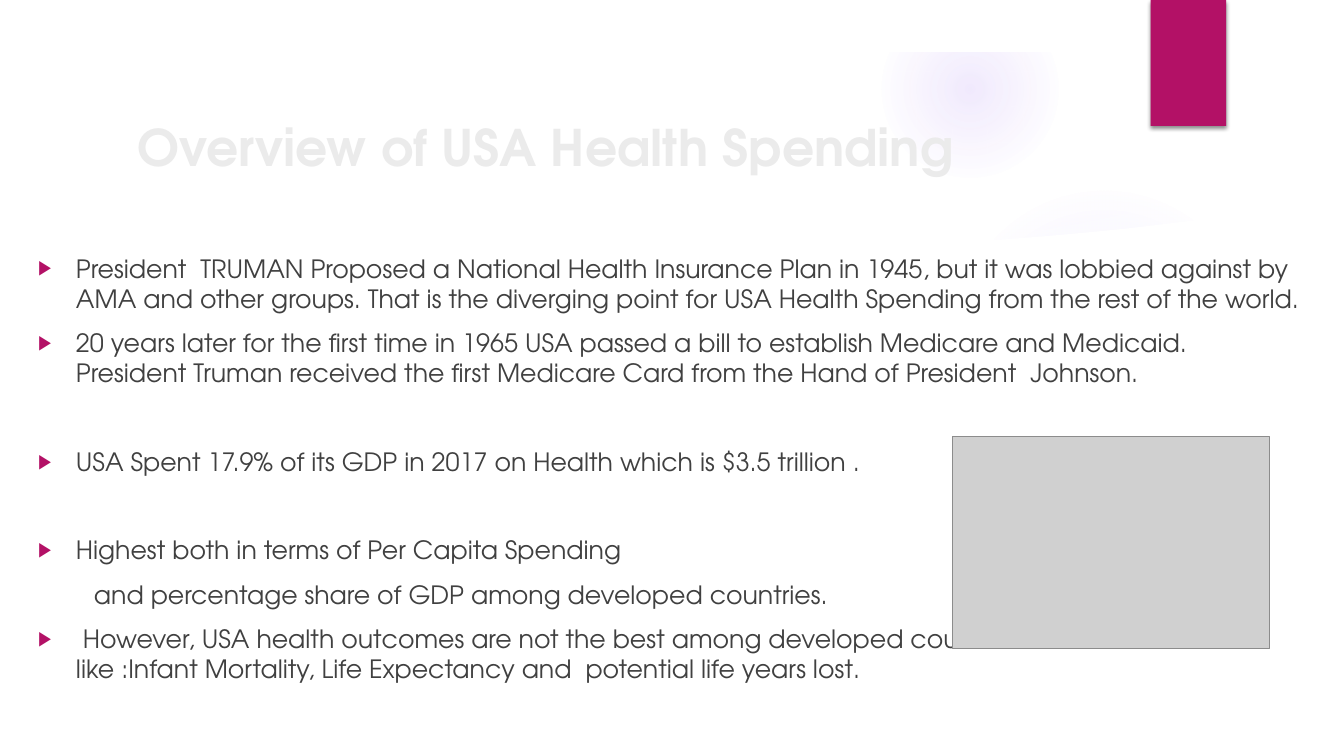
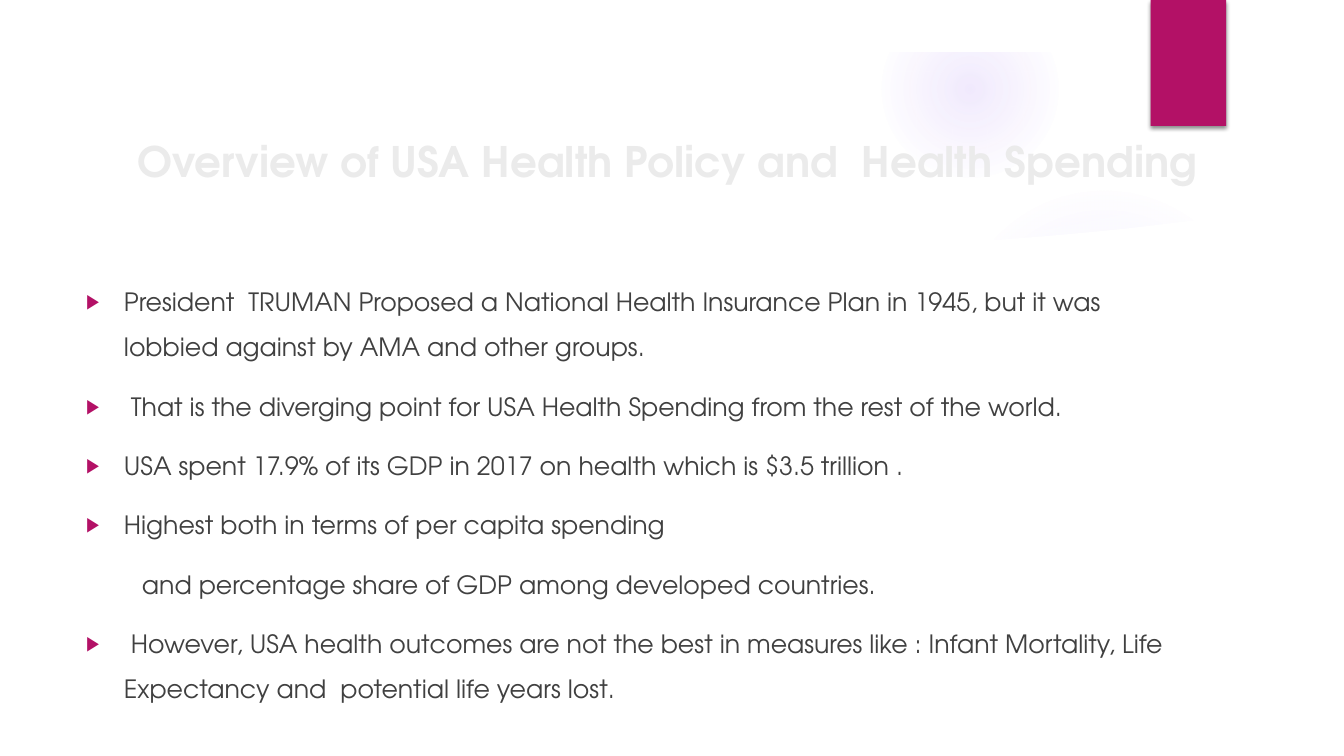
Before and after one commit to asidamo/Health-Spending-and-Outcomes, a slide deck: slide 2 of Mid Stone Presentation.pptx. Drawn at 1344x756 pixels with LibreOffice and Linux fonts; fonts in the diff are those of the drawing; grey boxes stand for pictures; background and template pictures are left out. Boxes give left, top, right and bottom in pixels: in the first picture for what was removed or moved away, otherwise in the second. Text is boxed around its words. In the diff, an @@ line names an element or a change of style, - is before the commit and + after.

```diff
--- a/Mid Stone Presentation.pptx
+++ b/Mid Stone Presentation.pptx
@@ title at (x1=1005, y1=124, x2=1197, y2=196): text changed; size 36 to 30 pt @@
-Overview of USA Health Spending
+Overview of USA Health Policy and Health Spending
@@ text "President TRUMAN Proposed a National ..." moved from (x1=76, y1=259, x2=1299, y2=683) to (x1=124, y1=292, x2=1162, y2=703) @@
@@ text at (x1=124, y1=292, x2=1100, y2=540): text changed @@
-▶ President TRUMAN Proposed a National Health Insurance Plan in 1945, but it was lobbied against by AMA and other groups. That is the diverging point for USA Health Spending from the rest of the world.
-▶ 20 years later for the first time in 1965 USA passed a bill to establish Medicare and Medicaid. President Truman received the first Medicare Card from the Hand of President Johnson.
-▶ USA Spent 17.9% of its GDP in 2017 on Health which is $3.5 trillion .
-▶ Highest both in terms of Per Capita Spending
+▶ President TRUMAN Proposed a National Health Insurance Plan in 1945, but it was lobbied against by AMA and other groups.
+▶ That is the diverging point for USA Health Spending from the rest of the world.
+▶ USA spent 17.9% of its GDP in 2017 on health which is $3.5 trillion .
+▶ Highest both in terms of per capita spending
@@ picture removed at (x1=953, y1=437, x2=1270, y2=649) @@
@@ text at (x1=142, y1=575, x2=876, y2=600): line spacing 1 to 1.5 @@
@@ text at (x1=124, y1=634, x2=1162, y2=703): text changed @@
-▶ However, USA health outcomes are not the best among developed countries in measures like :Infant Mortality, Life Expectancy and potential life years lost.
+▶ However, USA health outcomes are not the best in measures like : Infant Mortality, Life Expectancy and potential life years lost.
```
Also in this commit, not shown: 3 other slides changed, 1 slide added, 19 other files.
